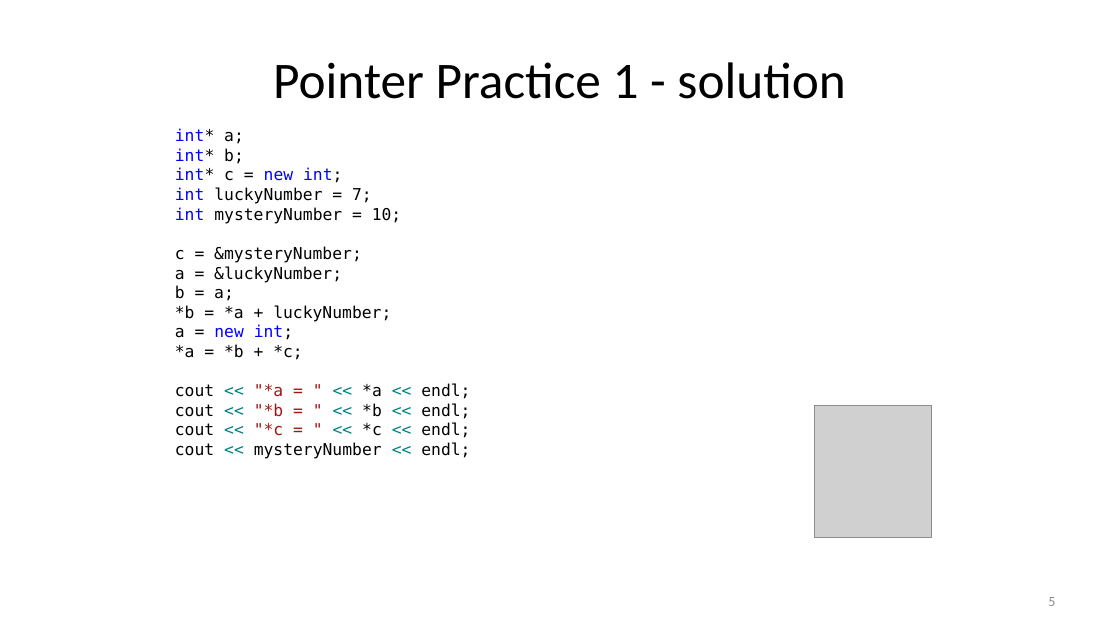
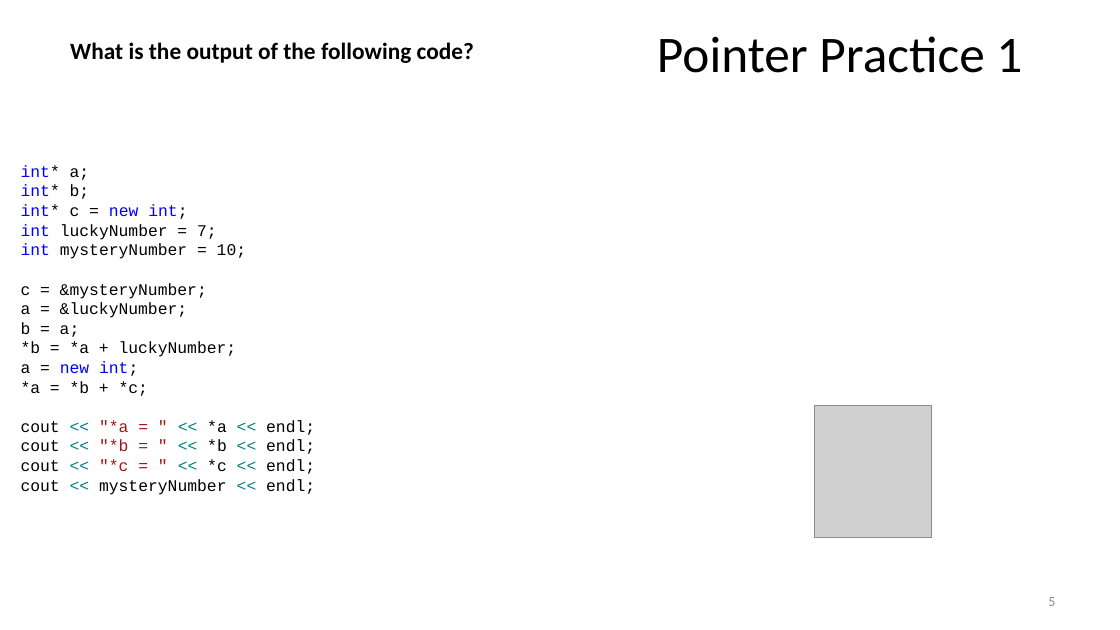
Before and after one commit to JimmyKePeng/Bootcamp-Repository, a slide deck: slide 5 of - Slides/CS301_Bootcamp_Pointer Practice - blank.pptx. Drawn at 1120x630 pixels with LibreOffice and Linux fonts; fonts in the diff are those of the drawing; grey boxes stand for pictures. Boxes give left, top, right and bottom in pixels: in the first picture for what was removed or moved away, otherwise in the second. Text is boxed around its words. In the diff, an @@ line names an element or a change of style, - is before the commit and + after.

```diff
--- a/- Slides/CS301_Bootcamp_Pointer Practice - blank.pptx
+++ b/- Slides/CS301_Bootcamp_Pointer Practice - blank.pptx
@@ text added at (x1=70, y1=42, x2=474, y2=63), 20 pt, text #000000, bold @@
+What is the output of the following code?
@@ title at (x1=657, y1=36, x2=1022, y2=73): text changed @@
-Pointer Practice 1 - solution
+Pointer Practice 1
@@ text "int* a;" moved from (x1=175, y1=128, x2=470, y2=459) to (x1=21, y1=165, x2=315, y2=495) @@
@@ text "int* a;" at (x1=21, y1=165, x2=315, y2=495): font DejaVu Sans Mono to Courier New @@
```
Also in this commit, not shown: 6 other slides changed, 3 slides added.
